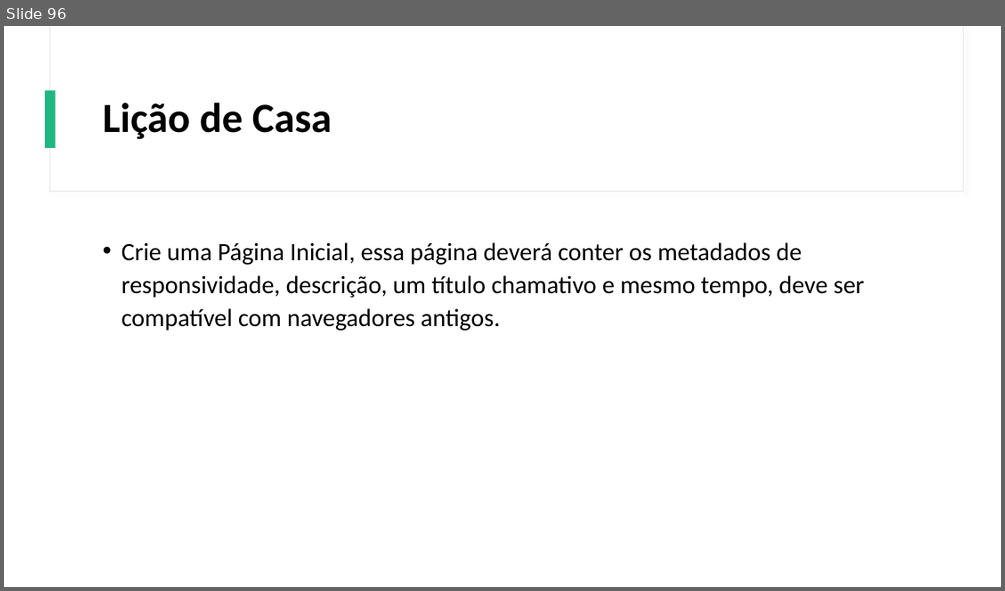
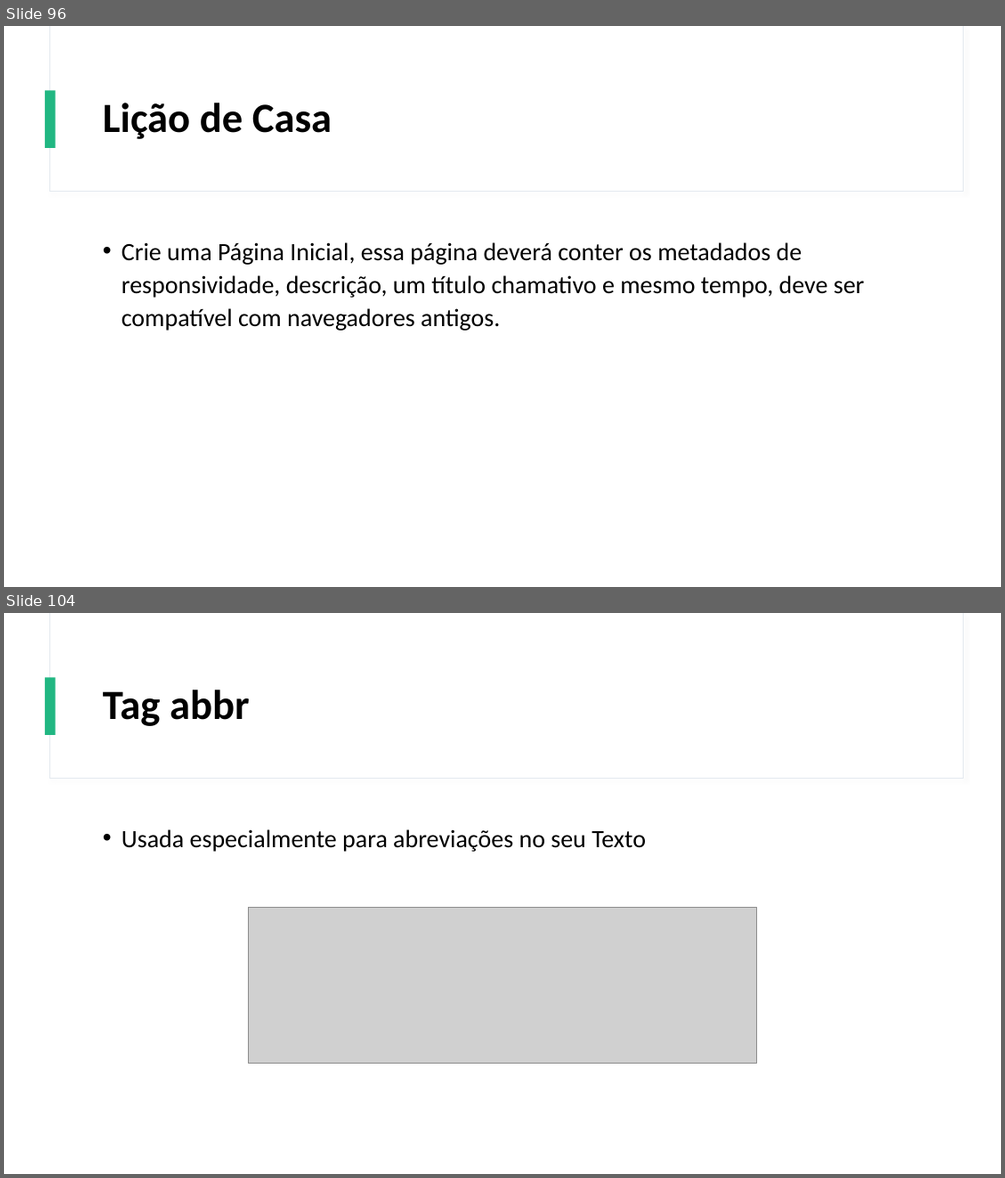
Before and after one commit to Gustavo6401/CursoHTMLCSS, a slide deck: Power Point/Curso de HTML e CSS.pptx. Shown one above the other, each under a label of ours: slide 96 before the commit, slides 96 and 104 after it; the slides between them are not shown. The pictures are 1005x591 and 1005x1178 pixels, drawn with LibreOffice and Linux fonts; fonts in the diff are those of the drawing; grey boxes stand for pictures. Boxes give left, top, right and bottom in pixels: in the first picture for what was removed or moved away, otherwise in the second. Text is boxed around its words. In the diff, an @@ line names an element or a change of style, - is before the commit and + after.

Commit message:
Gravada a Aula 7 de Textos no HTML

```diff
--- a/Power Point/Curso de HTML e CSS.pptx
+++ b/Power Point/Curso de HTML e CSS.pptx
@@ slide 104 added at (x1=4, y1=613, x2=1001, y2=1174), background #FFFFFF; not listed: 3 template elements that a slide beside it also shows @@
@@ title added at (x1=103, y1=690, x2=250, y2=726), 40 pt, text #000000, bold @@
+Tag abbr
@@ text added at (x1=121, y1=829, x2=646, y2=852), 24 pt, text #000000 @@
+• Usada especialmente para abreviações no seu Texto
@@ picture added at (x1=249, y1=908, x2=757, y2=1063) @@
```
Also in this commit, not shown: 14 other slides added, 2 other files.
